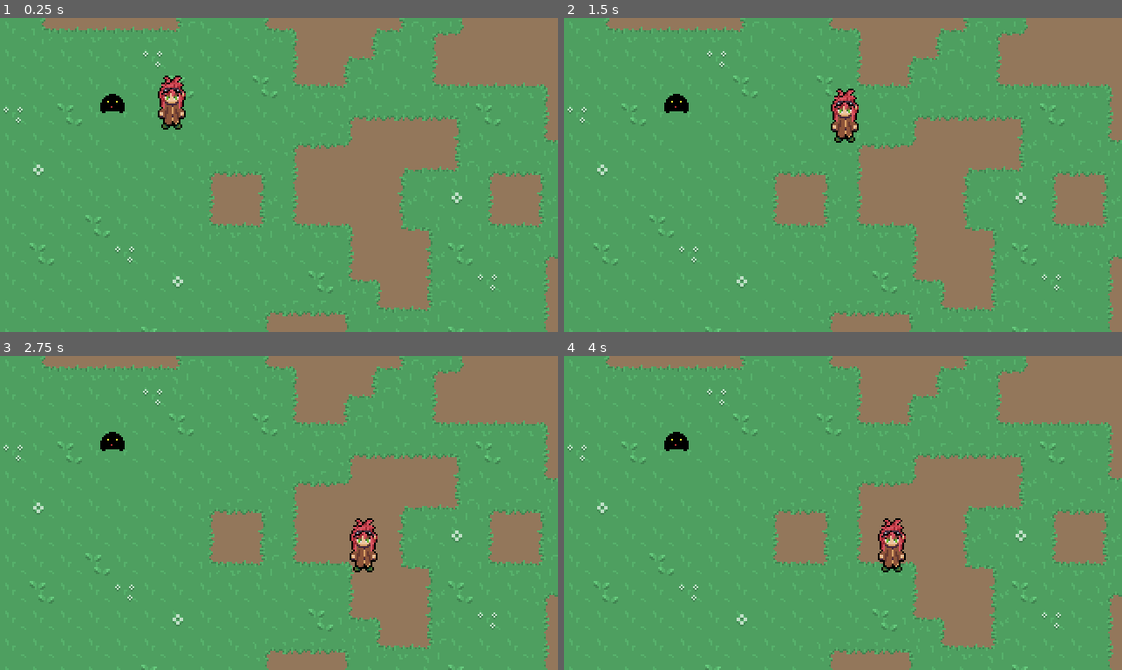
Above: before the commit, frames 1-4 (two rows, left to right).
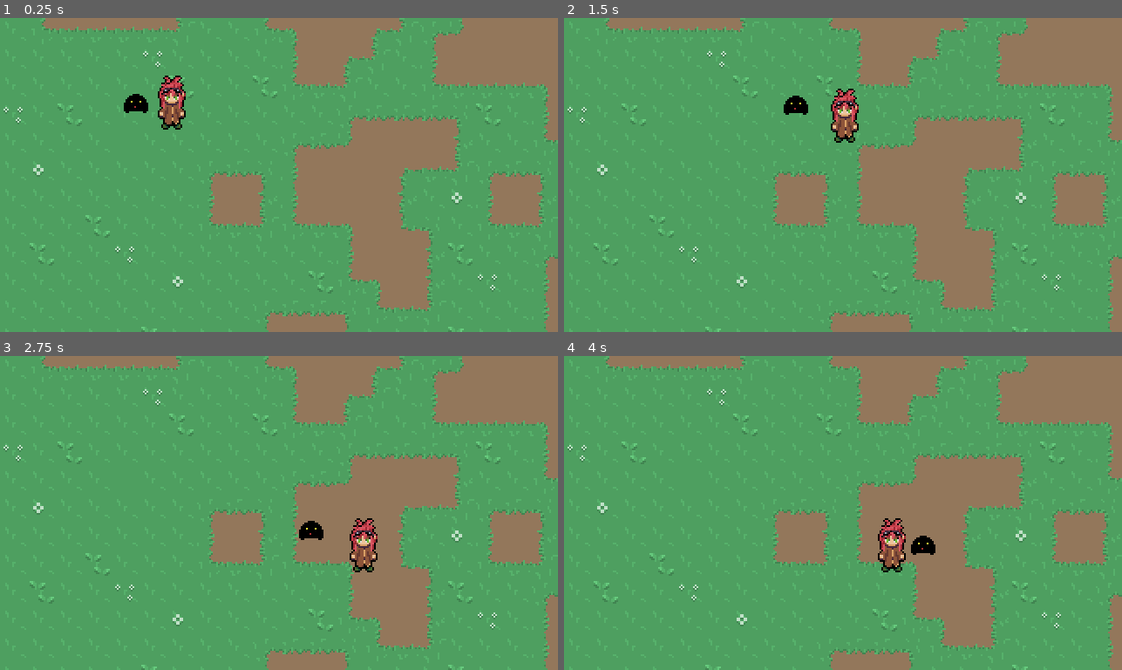
Above: after the commit, the same moments.

Repository: Morphclue/evo-world
Game: Godot game, scene res://world.tscn
The game is run twice, just before and just after one commit, with the same random seed, the same clock (stepped at 60 frames per second) and the same inputs.
Inputs:
- Up to frame 1 (0.25 s): no input
- Up to frame 2 (1.5 s): tap Enter (ui_accept) at 0.5, 0.77 s; hold D (right) 0.53-1.28 s; hold S (down) from 1.28 s (still down)
- Up to frame 3 (2.75 s): tap Enter (ui_accept) at 1.52 s; release S (down) at 2.03 s; hold D (right) from 2.03 s (still down)
- Up to frame 4 (4 s): release D (right) at 2.78 s; hold Up (ui_up) 2.78-3.53 s; tap Enter (ui_accept) at 3.02, 3.77 s; hold A (left) from 3.53 s (still down)

The runs differ from the first frame. In frame 1, 0.4% of the frame differs, in the area x 17-27%, y 24-31%; in frame 2, 0.4%, in the area x 17-44%, y 24-31%; in frame 3, 0.4%; in frame 4, 0.4%.

Commit message:
feat: add pet following player

Diff:
--- a/autoload/constants.gd
+++ b/autoload/constants.gd
@@ -2,6 +2,8 @@
 
 const ACCELERATION: int = 500
 const MAX_SPEED: int = 80
+
+const FOLLOW_SPEED: int = 2
 
 const HAIR: String = "Hair"
 const HEAD: String = "Head"
--- /dev/null
+++ b/pet/pet.gd
@@ -0,0 +1,6 @@
+extends KinematicBody2D
+
+onready var player = get_node("../player")
+
+func _physics_process(delta):
+	position = position.linear_interpolate(player.position, delta * Constants.FOLLOW_SPEED)
--- a/pet/pet.tscn
+++ b/pet/pet.tscn
@@ -1,12 +1,14 @@
-[gd_scene load_steps=3 format=2]
+[gd_scene load_steps=4 format=2]
 
 [ext_resource path="res://pet/sprites/pet.png" type="Texture" id=1]
+[ext_resource path="res://pet/pet.gd" type="Script" id=2]
 
 [sub_resource type="CapsuleShape2D" id=1]
 radius = 2.73597
 height = 7.01523
 
 [node name="pet" type="KinematicBody2D"]
+script = ExtResource( 2 )
 
 [node name="sprite" type="Sprite" parent="."]
 texture = ExtResource( 1 )
